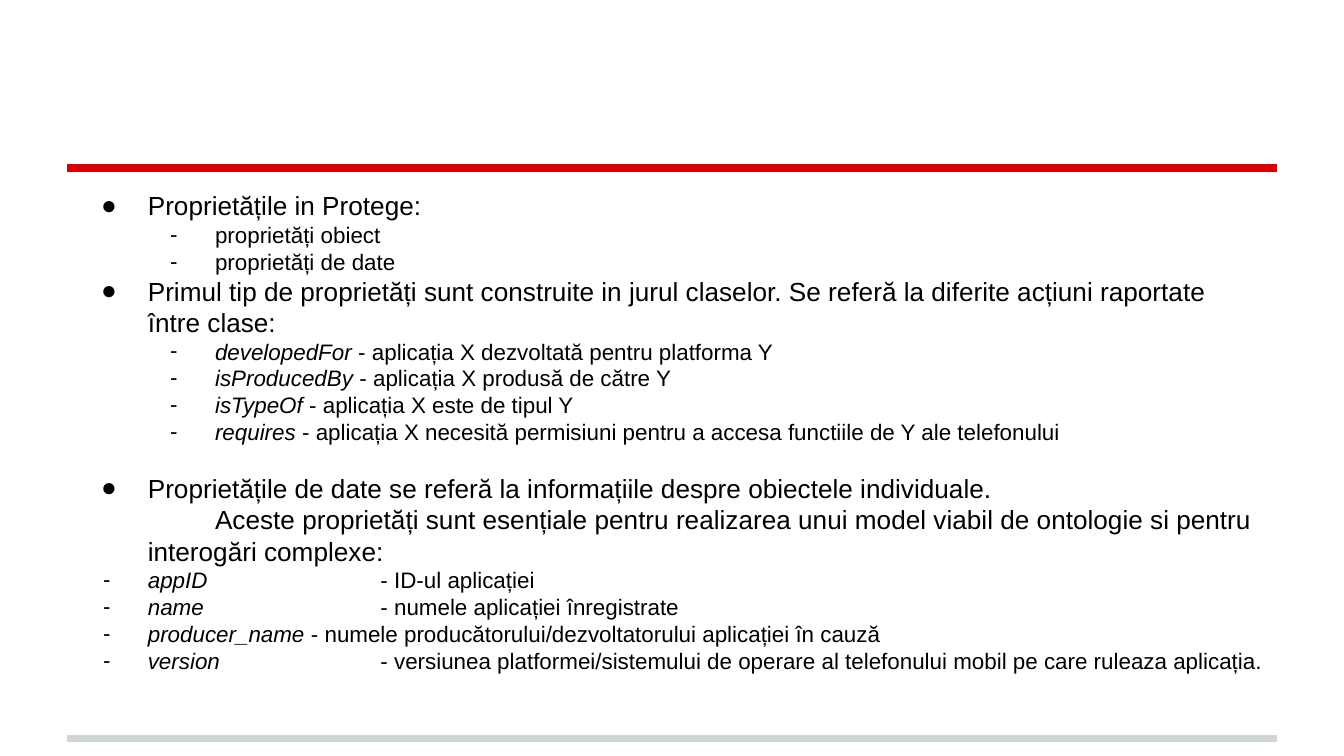
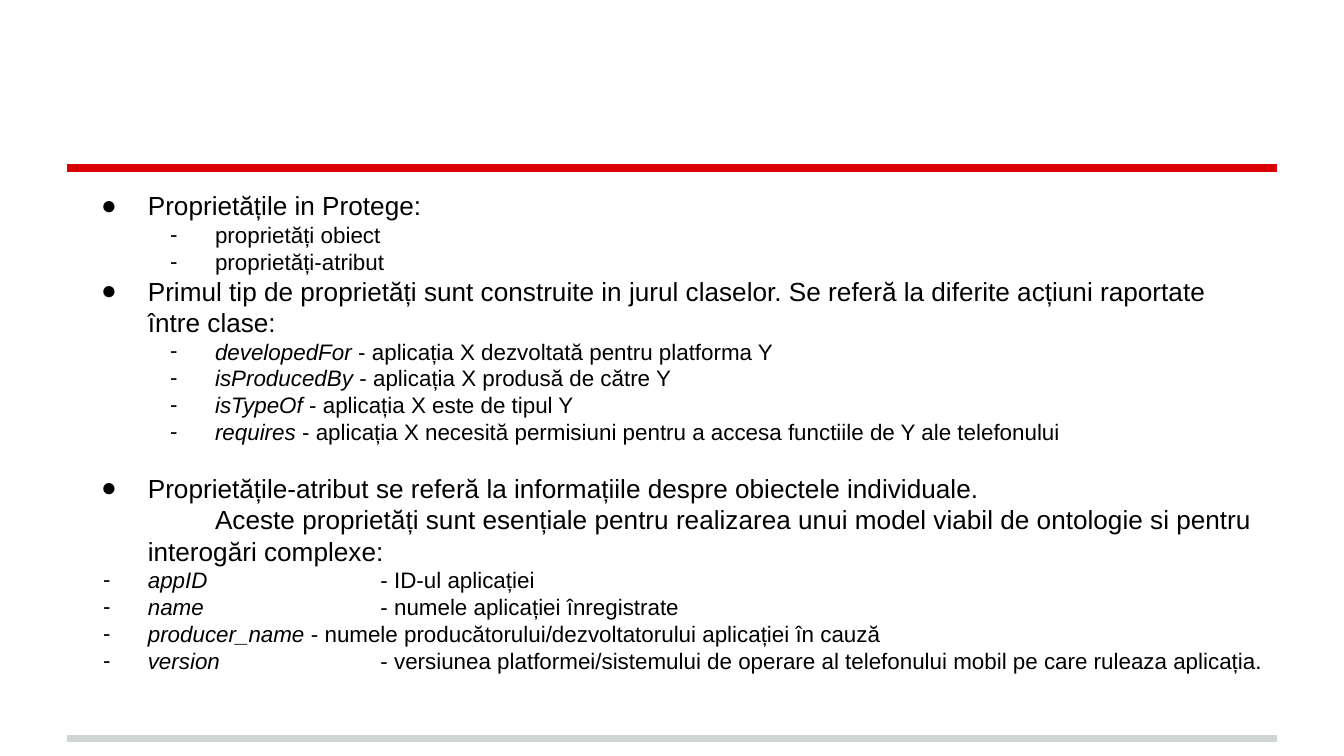
Before and after one commit to marius92mc/mobile-apps-ontology, a slide deck: slide 8 of docs/Prezentare - Ontologia aplicatiilor mobile.pptx. Drawn at 1344x756 pixels with LibreOffice and Linux fonts; fonts in the diff are those of the drawing. Boxes give left, top, right and bottom in pixels: in the first picture for what was removed or moved away, otherwise in the second. Text is boxed around its words. In the diff, an @@ line names an element or a change of style, - is before the commit and + after.

```diff
--- a/docs/Prezentare - Ontologia aplicatiilor mobile.pptx
+++ b/docs/Prezentare - Ontologia aplicatiilor mobile.pptx
@@ text at (215, 253, 384, 275): text changed @@
-– proprietăți de date
+– proprietăți-atribut
@@ text at (148, 478, 978, 504): text changed @@
-● Proprietățile de date se referă la informațiile despre obiectele individuale.
+● Proprietățile-atribut se referă la informațiile despre obiectele individuale.
```
Also in this commit, not shown: 7 other files.
